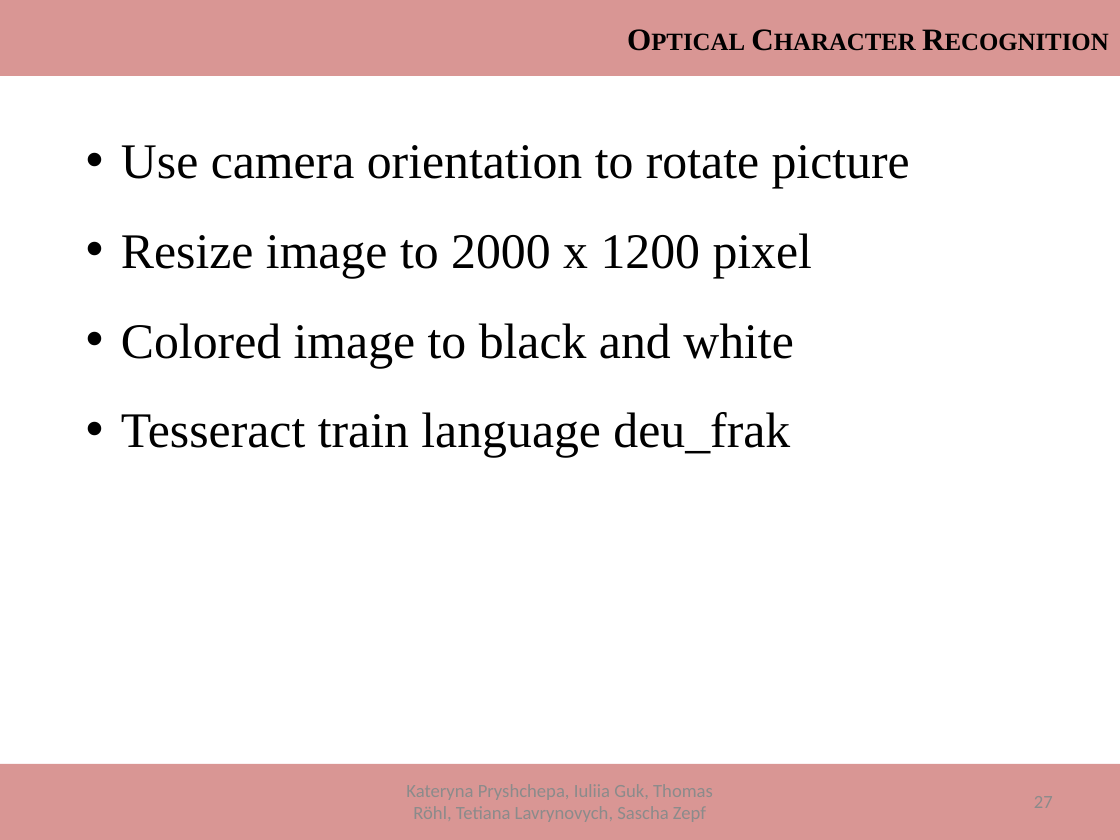
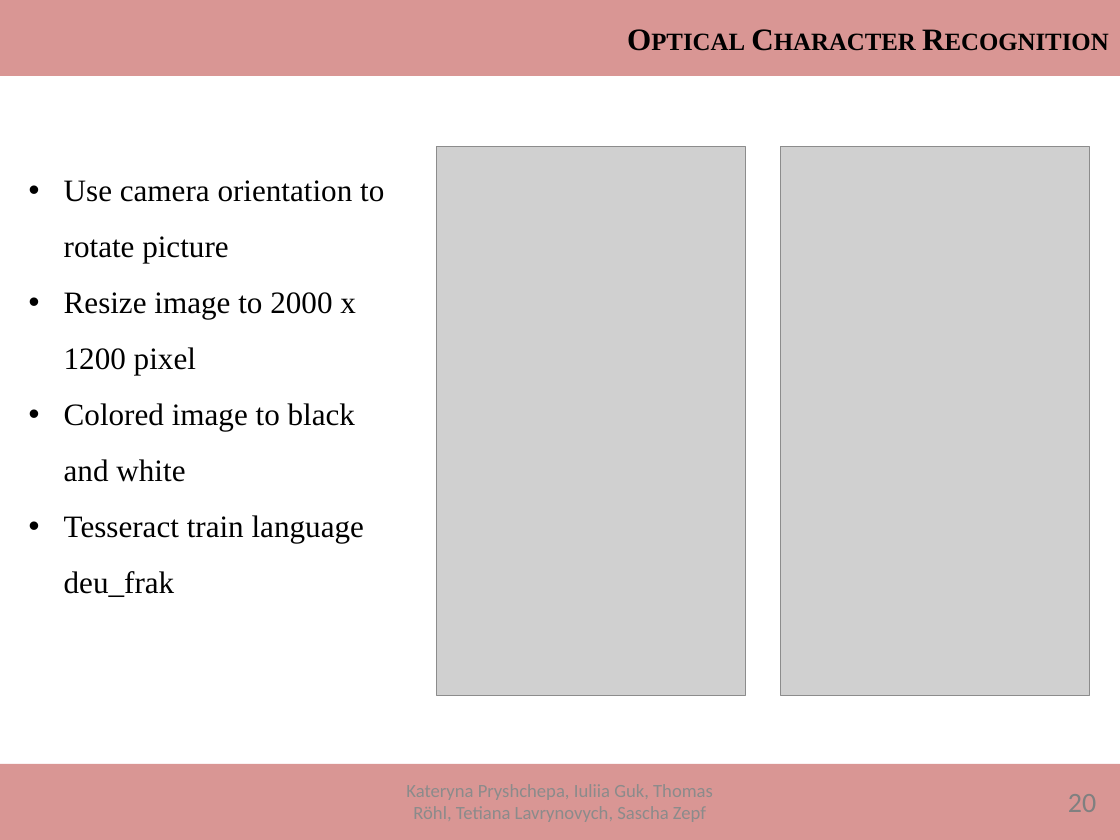
Before and after one commit to ThomasRoehl/ShopAdmin, a slide deck: slide 29 of Dokumentation/ShopAdmin_Final.pptx (slide 27 before the commit). Drawn at 1120x840 pixels with LibreOffice and Linux fonts; fonts in the diff are those of the drawing; grey boxes stand for pictures. Boxes give left, top, right and bottom in pixels: in the first picture for what was removed or moved away, otherwise in the second. Text is boxed around its words. In the diff, an @@ line names an element or a change of style, - is before the commit and + after.

```diff
--- a/Dokumentation/ShopAdmin_Final.pptx
+++ b/Dokumentation/ShopAdmin_Final.pptx
@@ text "Use camera orientation to rotate ...": place and size @@
-text "Use camera orientation to rotate ..." at [121,145,910,457]
+text "Use camera orientation to rotate ..." at [64,180,384,597]
@@ text "Use camera orientation to rotate ..." at [64,180,384,597]: size 32 to 20 pt @@
@@ picture added at [436,147,745,696] @@
@@ picture added at [781,147,1090,696] @@
@@ text added at [1068,794,1096,812], 18 pt, text #808080 @@
+20
```
Also in this commit, not shown: 32 other slides changed, 4 slides added, 1 other file.
